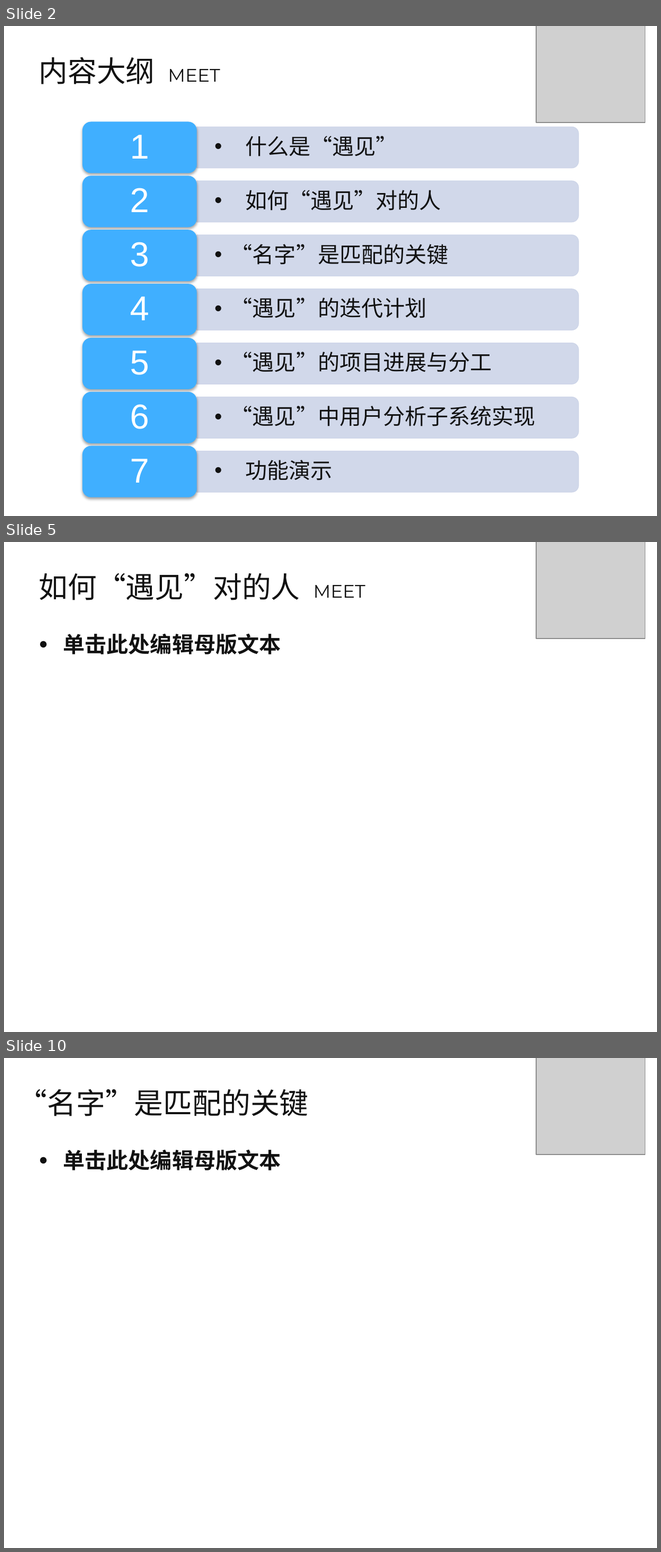
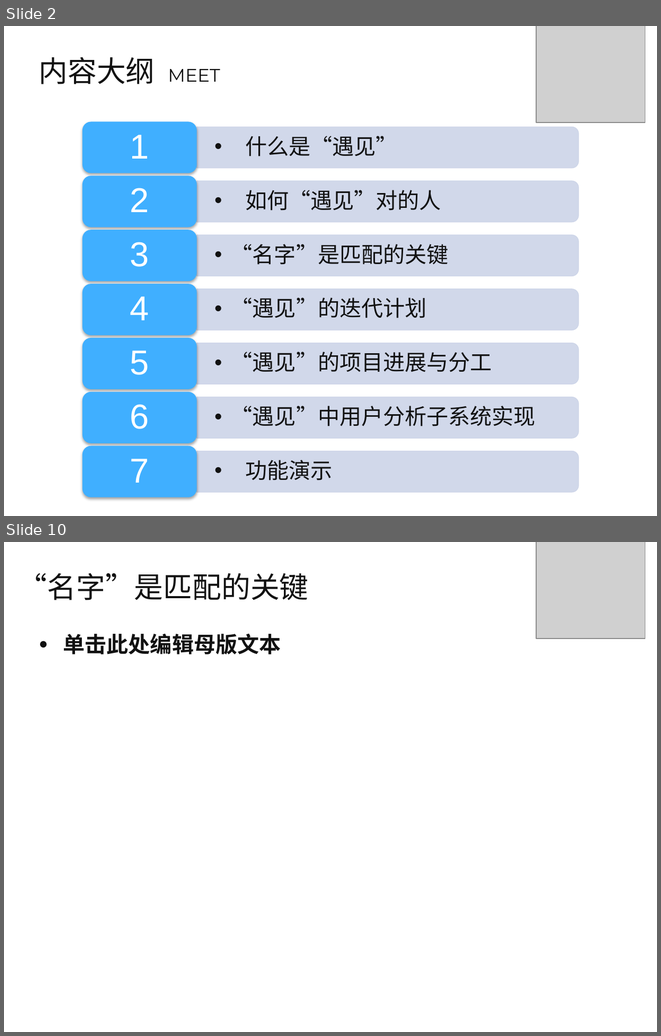
Before and after one commit to qwordy/Meet, a slide deck: doc/高级软件工程中期答辩-第六组.pptx. Shown one above the other, each under a label of ours: slides 2, 5 and 10 before the commit, slides 2 and 10 after it; the slides between them are not shown. The pictures are 661x1552 and 661x1036 pixels, drawn with LibreOffice and Linux fonts; fonts in the diff are those of the drawing; grey boxes stand for pictures; background and template pictures are left out. Boxes give left, top, right and bottom in pixels: in the first picture for what was removed or moved away, otherwise in the second. Text is boxed around its words. In the diff, an @@ line names an element or a change of style, - is before the commit and + after.

```diff
--- a/doc/高级软件工程中期答辩-第六组.pptx
+++ b/doc/高级软件工程中期答辩-第六组.pptx
@@ slide 5 removed at box(4, 542, 657, 1032), background picture (left out) @@
@@ picture removed at box(536, 542, 645, 638) @@
@@ title removed at box(39, 573, 365, 600) @@
-如何“遇见”对的人 MEET
@@ text removed at box(63, 634, 281, 654) @@
-● 单击此处编辑母版文本
```
Also in this commit, not shown: 5 slides changed, 4 slides added, 2 other slides removed.
